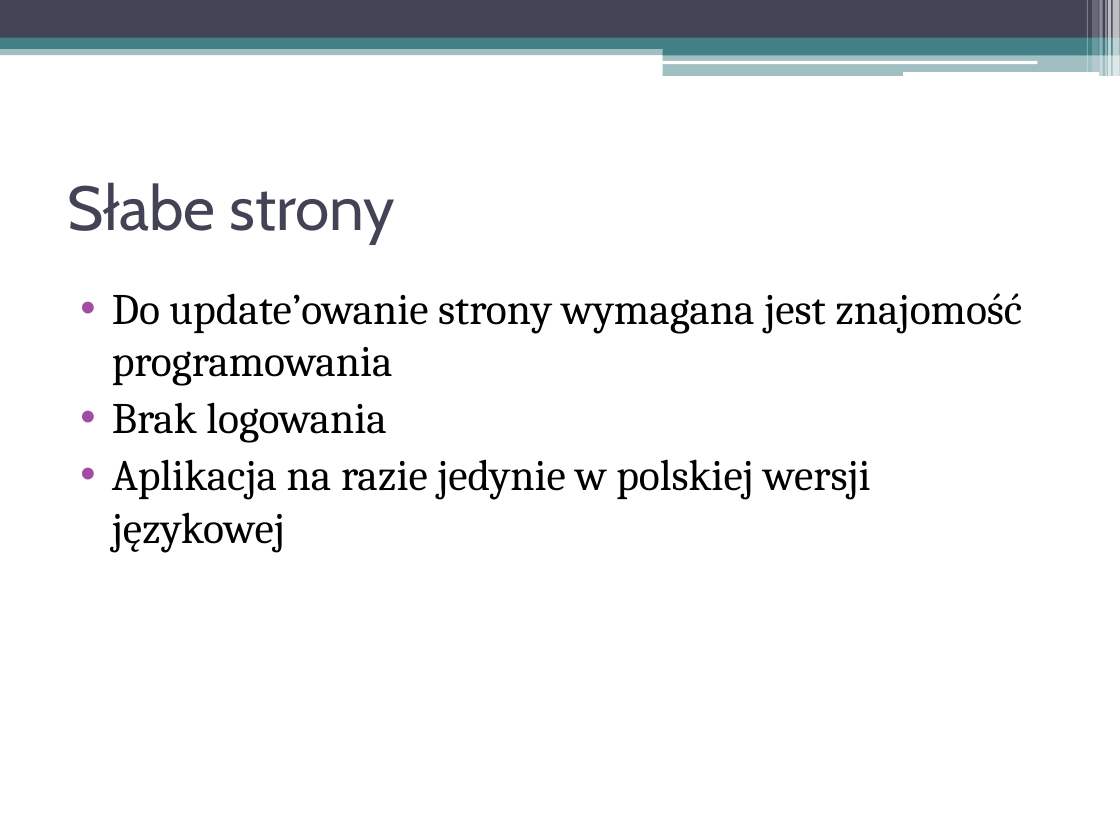
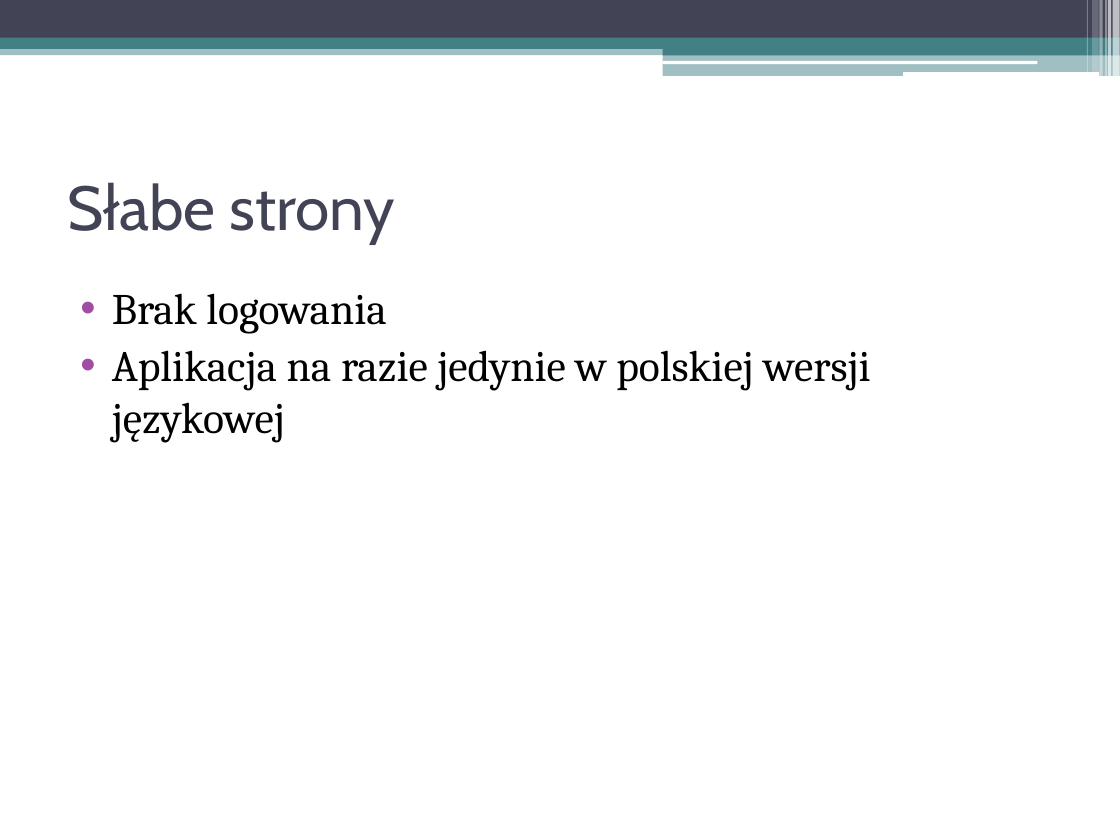
Before and after one commit to ILuckI/Projekt0, a slide deck: slide 2 of src/main/resources/prezentacja/Car Rent 71 - prezentacja.pptx. Drawn at 1120x840 pixels with LibreOffice and Linux fonts; fonts in the diff are those of the drawing. Boxes give left, top, right and bottom in pixels: in the first picture for what was removed or moved away, otherwise in the second. Text is boxed around its words. In the diff, an @@ line names an element or a change of style, - is before the commit and + after.

```diff
--- a/src/main/resources/prezentacja/Car Rent 71 - prezentacja.pptx
+++ b/src/main/resources/prezentacja/Car Rent 71 - prezentacja.pptx
@@ text at bbox=[112, 293, 1022, 386]: paragraph removed @@
-• Do update’owanie strony wymagana jest znajomość programowania
```
Also in this commit, not shown: 1 other slide changed.
